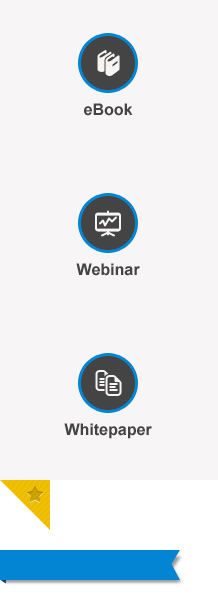
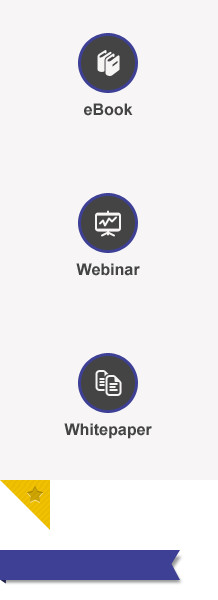
Before/after of a 218 × 600 layered artwork. What changed in the layer stack:
painted on "ribbon" (2nd of 3, in "faixa" › "ribbon") over [0, 550, 180, 580]
painted on "ribbon" (3rd of 3, in "faixa" › "ribbon") over [0, 579, 6, 584]
